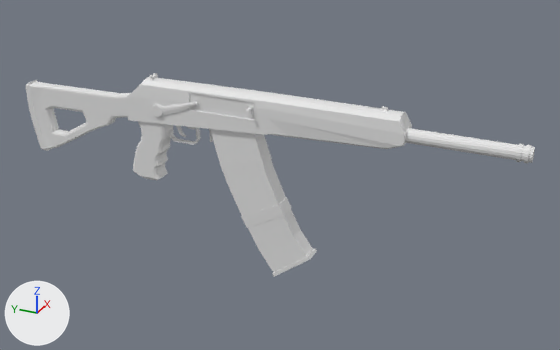
What one commit did to the Blender file Assets/Models/Saiga12/Saiga12.blend.
The view is the same before and after, from a camera (50 mm lens) standing at (-1.039, -0.506, 0.54) and looking at (0.02, -0.03, 0.01). Lighting does not change. The marker at lower left points along +X, +Y and +Z.

The older version as bpy lines, for what is in view:
```python
ob_barrel = bpy.data.objects.new('Barrel', me_cylinder)
ob_barrel.parent = ob_body
ob_barrel.location = (0.0, -0.243, 0.122)
ob_body = bpy.data.objects.new('Body', me_cube_001)
ob_body.location = (0.0, -0.012, 0.109)
ob_charging_handle = bpy.data.objects.new('Charging Handle', me_cube_006)
ob_charging_handle.parent = ob_body
ob_charging_handle.location = (0.0, 0.00651, 0.129)
ob_fire_selector = bpy.data.objects.new('Fire Selector', me_cylinder_001)
ob_fire_selector.parent = ob_body
ob_fire_selector.location = (-0.0201, 0.172, 0.106)
ob_magazine = bpy.data.objects.new('Magazine', me_cube_003)
ob_magazine.parent = ob_body
ob_magazine.location = (0.0, 0.0388, 0.0783)
ob_pistol_grip = bpy.data.objects.new('Pistol Grip', me_cube_002)
ob_pistol_grip.parent = ob_body
ob_pistol_grip.location = (0.0, 0.198, 0.0657)
ob_stock = bpy.data.objects.new('Stock', me_cube_004)
ob_stock.parent = ob_body
ob_stock.location = (0.0, 0.387, 0.0962)
```
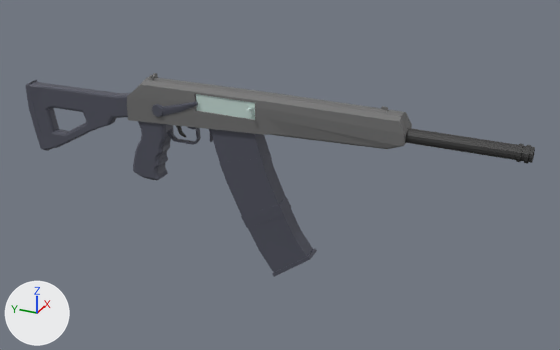
Where the change shows, as pixel boxes (x1, y1, x2, y2) in the pictures (560 x 350 px):
'Body', recoloured: (127, 73, 412, 149) in both
'Magazine', recoloured: (211, 129, 317, 277) in both
'Stock', recoloured: (26, 80, 130, 151) in both
'Barrel', recoloured (white to grey): (405, 128, 535, 164) in both
'Pistol Grip', recoloured: (133, 121, 201, 180) in both
'Fire Selector', recoloured: (152, 101, 198, 117) in both

The change in detail:
Material 'Magazine Black' (mat_magazine_black) is new.
Its base color is (0.0817, 0.0857, 0.115) (dark grey #51535f).
Material 'Barrel Black' (mat_barrel_black) is new.
Its base color is (0.0374, 0.0374, 0.0374) (black #363636).
Material 'Body Color' (mat_body_color) is new.
Its base color is (0.163, 0.163, 0.163) (grey #707070).
me_cube_001 has 145 vertices, 130 faces and spans x -0.02..0.02, y -0.231..0.245, z -0.029..0.052.
me_cube_001 now uses material mat_body_color (grey #707070).
me_cylinder has 208 vertices, 208 faces and spans x -0.013..0.013, y -0.177..0.241, z -0.013..0.013.
me_cylinder now uses material mat_barrel_black (black #363636).
me_cube_002 has 220 vertices, 214 faces and spans x -0.0167..0.0167, y -0.0906..0.0396, z -0.0936..0.0233.
me_cube_002 now uses material mat_magazine_black (dark grey #51535f).
me_cube_003 has 96 vertices, 94 faces and spans x -0.015..0.015, y -0.139..0.04, z -0.242..0.037.
me_cube_003 now uses material mat_magazine_black (dark grey #51535f).
me_cube_004 has 180 vertices, 172 faces and spans x -0.012..0.012, y -0.157..0.069, z -0.111..0.024.
me_cube_004 now uses material mat_magazine_black (dark grey #51535f).
me_cylinder_001 has 56 vertices, 50 faces and spans x -0.0034..0.0013, y -0.0757..0.0113, z -0.0113..0.0256.
me_cylinder_001 now uses material mat_magazine_black (dark grey #51535f).
